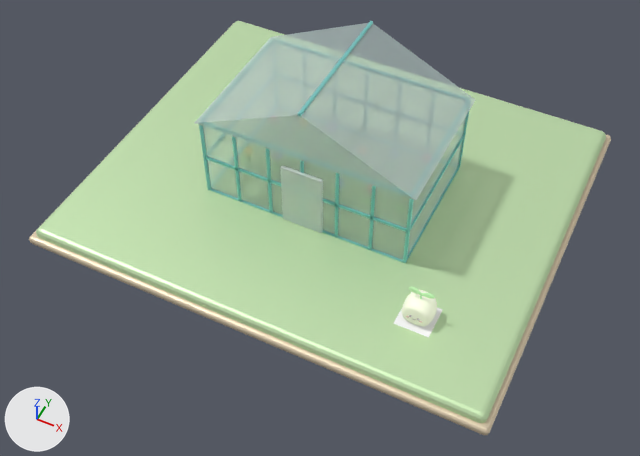
An edit to the glTF model game/art/models/buildings/greenhouse/building_greenhouse_L04.glb, drawn before and after from the same camera.
Rendered twice from a camera (50 mm lens) standing at (15.4, -32.8, 36.1) and looking at (1.0, -3.9, 0.1). The lights are fixed; the arrows at lower left show +X, +Y and +Z. The picture after the commit comes second. Where no turn or scale is listed for an object, it has been applied to the vertices.
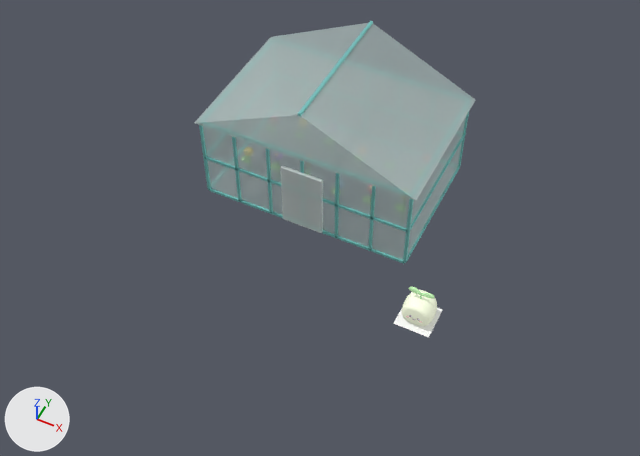
What differs and where, as boxes [x1, y1, x2, y2] in the pictures (640 x 456 px):
'Mesh_20', deleted (green): before [36, 21, 606, 423]
'Mesh_21', deleted: before [29, 26, 611, 435]

The change, as a list of edits to the scene's bpy script:
```text
Remove ob_mesh_20:
    ob_mesh_20 = bpy.data.objects.new('Mesh_20', me_mesh_20)
    ob_mesh_20.location = (0.0, 0.0, 0.0)
Remove ob_mesh_21:
    ob_mesh_21 = bpy.data.objects.new('Mesh_21', me_mesh_21)
    ob_mesh_21.location = (0.0, 0.0, 0.0)
```
